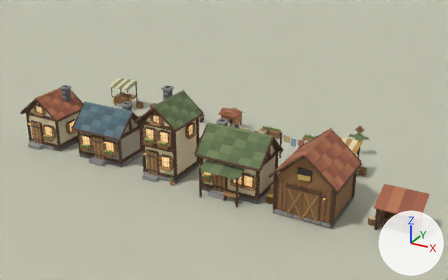
A saved change to the Blender file blender/town_homes.blend.
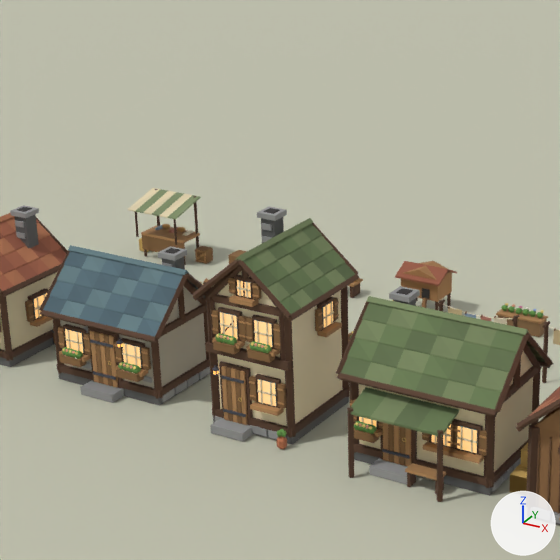
There are two pictures of each version: one whole from a 50 mm camera at (25.9, -25.8, 15.43) aimed at (9.8, 3.48, 0.8), one close up on the part from 12% to 64% of the width and 0% to 83% of the height. Every picture has the same lights, and +X, +Y and +Z are marked at lower right. The older version's two pictures come first.

The first close-up shows 'TownHomesFloor_NOT_EXPORTED', 'town_barn_a', 'town_chicken_coop_a', 'town_cottage_a', 'town_cottage_b', 'town_cottage_c', 'town_cottage_d', 'town_market_stall_b', 'town_planter_a' and 4 more.
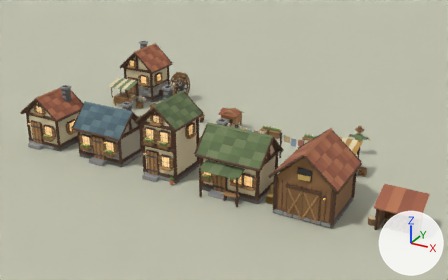
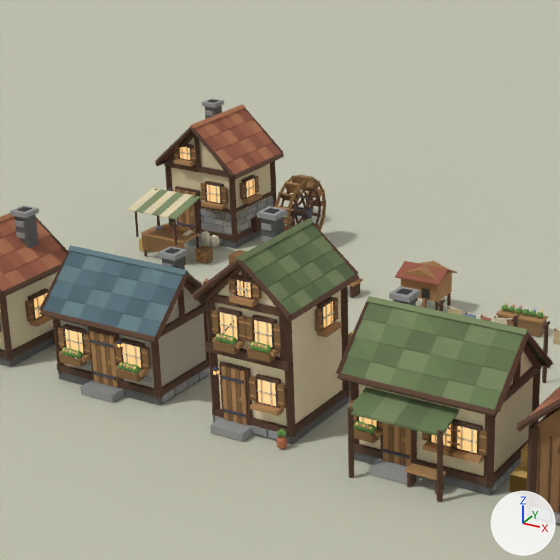
Diff of the bpy script that builds the scene:
```diff
--- a/blender/town_homes.blend.py
+++ b/blender/town_homes.blend.py
@@ mat_town_watermill_a_glow @@
+mat_town_watermill_a_glow = bpy.data.materials.new('town_watermill_a_glow')
+# nodes: BsdfPrincipled, OutputMaterial, VertexColor
+# colours: orange #ffb65e, mixed with the vertex colours
@@ mat_town_watermill_a_window @@
+mat_town_watermill_a_window = bpy.data.materials.new('town_watermill_a_window')
+# nodes: BsdfPrincipled, OutputMaterial, VertexColor
+# colours: orange #ffbd6b, mixed with the vertex colours
@@ me_town_waterwheel_a @@
+me_town_waterwheel_a.from_pydata(...)  # 784 vertices, 1180 faces; spans x -0.34..0.34, y -1.07..1.07, z 0.0..2.14
+me_town_waterwheel_a.materials.append(mat_props_vertexcolor)
@@ me_town_watermill_a @@
+me_town_watermill_a.from_pydata(...)  # 2038 vertices, 3120 faces; spans x -1.45..1.77, y -1.74..1.36, z 0.0..3.83
+# faces by material slot: [3092, 20, 8]
+me_town_watermill_a.materials.append(mat_props_vertexcolor)
+me_town_watermill_a.materials.append(mat_town_watermill_a_glow)
+me_town_watermill_a.materials.append(mat_town_watermill_a_window)
@@ ob_town_waterwheel_a @@
+ob_town_waterwheel_a = bpy.data.objects.new('town_waterwheel_a', me_town_waterwheel_a)
+ob_town_waterwheel_a.location = (2.8, 9.6, 0.0)
@@ ob_town_watermill_a @@
+ob_town_watermill_a = bpy.data.objects.new('town_watermill_a', me_town_watermill_a)
+ob_town_watermill_a.location = (0.0, 9.6, 0.0)
```

Location of each change, (x1, y1, x2, y2) in pixels of the close-ups (560 x 560 px):
'town_watermill_a', added
    after: (155, 99, 284, 248)
    faces in mat_props_vertexcolor: (155, 99, 284, 248)
    faces in mat_town_watermill_a_window: (180, 147, 255, 203)
'town_waterwheel_a', added
    after: (274, 174, 326, 231)
